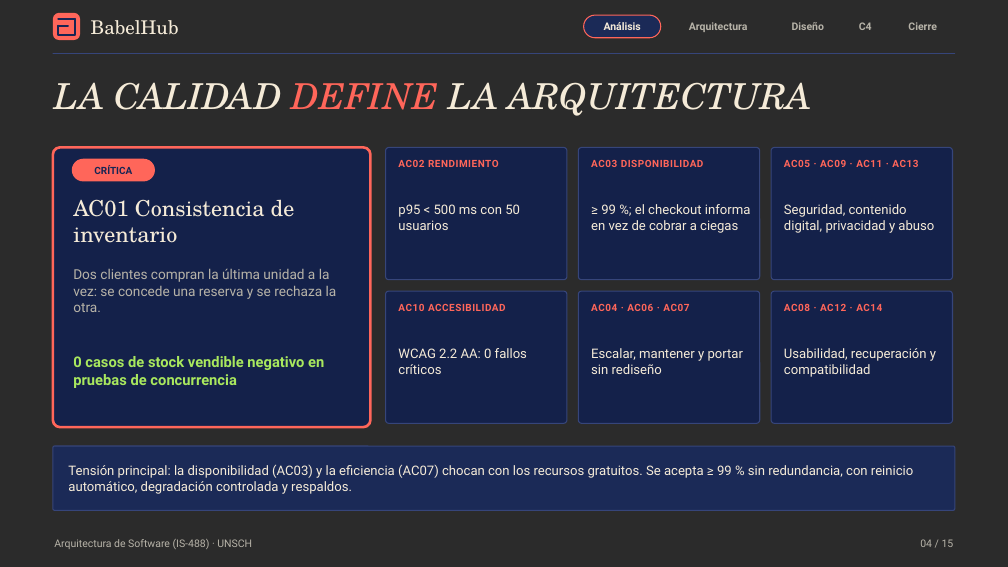
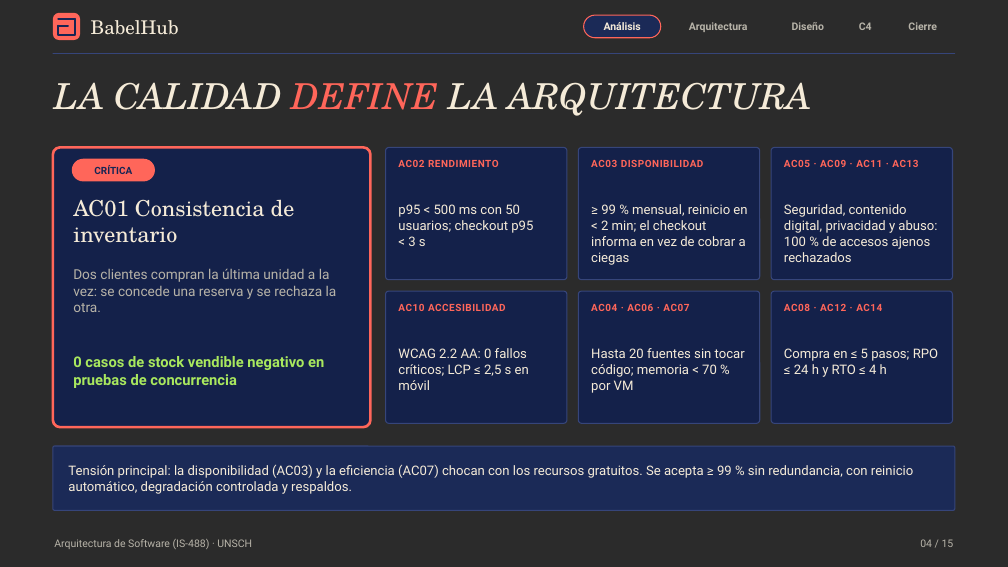
Before and after one commit to P35C4D0R4B1050/BabelHub, a slide deck: slide 4 of docs/BabelHub_Exposicion.pptx. Drawn at 1008x567 pixels with LibreOffice and Linux fonts; fonts in the diff are those of the drawing; background and template pictures are left out; a plain dark background stands for a picture behind light text. Boxes give left, top, right and bottom in pixels: in the first picture for what was removed or moved away, otherwise in the second. Text is boxed around its words. In the diff, an @@ line names an element or a change of style, - is before the commit and + after.

```diff
--- a/docs/BabelHub_Exposicion.pptx
+++ b/docs/BabelHub_Exposicion.pptx
@@ text at [398,204,533,246]: text changed @@
-p95 < 500 ms con 50 usuarios
+p95 < 500 ms con 50 usuarios; checkout p95 < 3 s
@@ text at [591,204,747,265]: text changed @@
-≥ 99 %; el checkout informa en vez de cobrar a ciegas
+≥ 99 % mensual, reinicio en < 2 min; el checkout informa en vez de cobrar a ciegas
@@ text at [784,204,937,262]: text changed @@
-Seguridad, contenido digital, privacidad y abuso
+Seguridad, contenido digital, privacidad y abuso: 100 % de accesos ajenos rechazados
@@ text at [398,348,529,390]: text changed @@
-WCAG 2.2 AA: 0 fallos críticos
+WCAG 2.2 AA: 0 fallos críticos; LCP ≤ 2,5 s en móvil
@@ text at [591,348,745,393]: text changed @@
-Escalar, mantener y portar sin rediseño
+Hasta 20 fuentes sin tocar código; memoria < 70 % por VM
@@ text at [784,348,938,377]: text changed @@
-Usabilidad, recuperación y compatibilidad
+Compra en ≤ 5 pasos; RPO ≤ 24 h y RTO ≤ 4 h
```
Also in this commit, not shown: 5 other slides changed.
